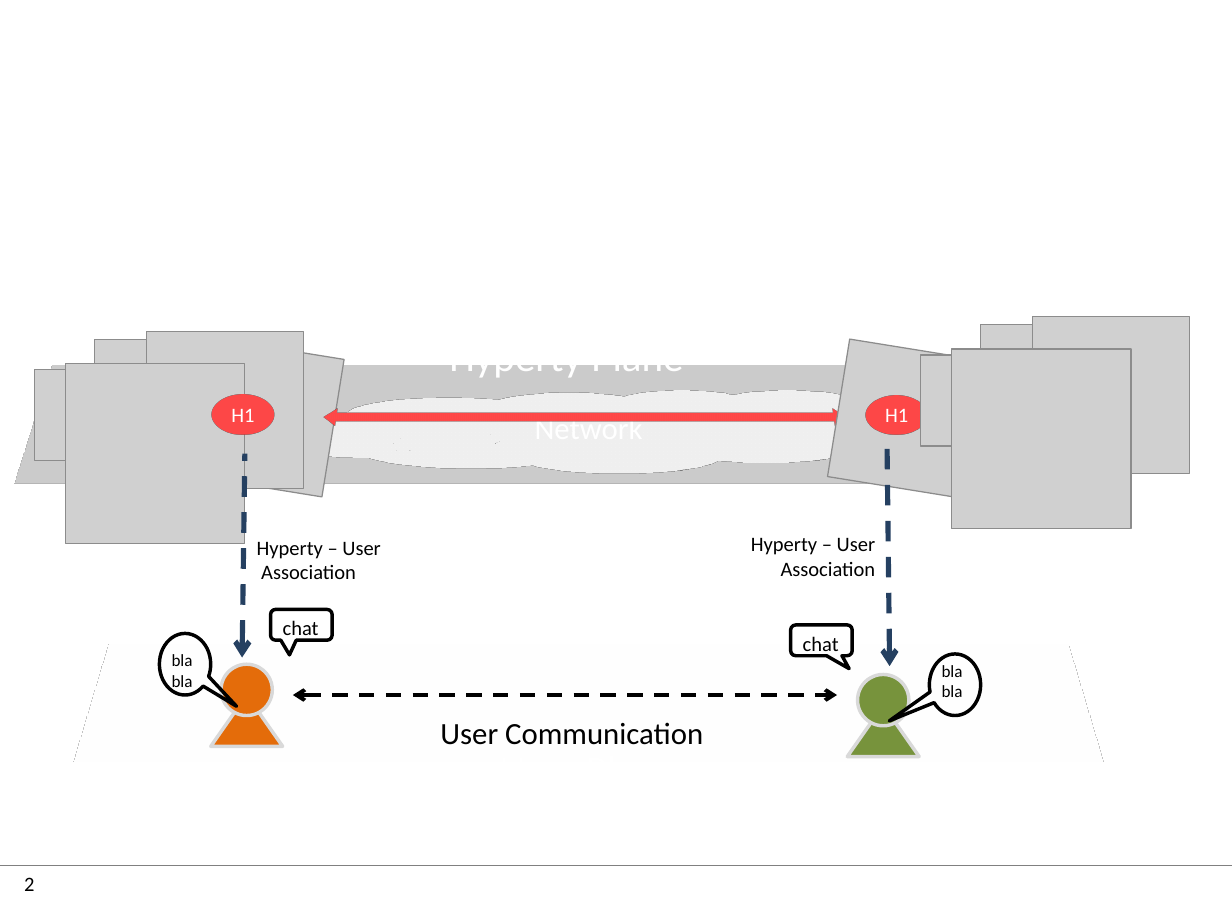
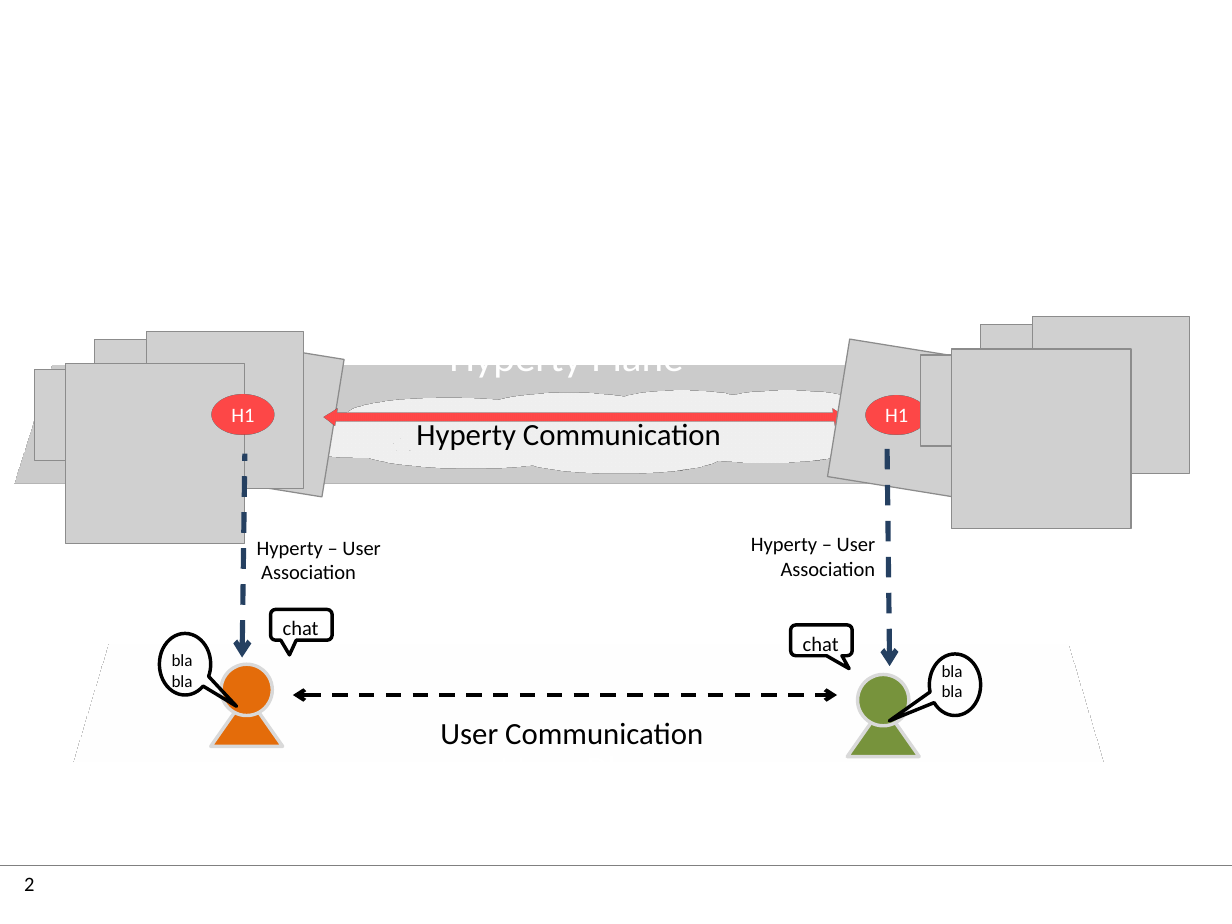
Before and after one commit to reTHINK-project/dev-service-framework, a slide deck: slide 2 of docs/manuals/images.pptx. Drawn at 1232x924 pixels with LibreOffice and Linux fonts; fonts in the diff are those of the drawing; grey boxes stand for pictures; background and template pictures are left out. Boxes give left, top, right and bottom in pixels: in the first picture for what was removed or moved away, otherwise in the second. Text is boxed around its words. In the diff, an @@ line names an element or a change of style, - is before the commit and + after.

```diff
--- a/docs/manuals/images.pptx
+++ b/docs/manuals/images.pptx
@@ text added at box(416, 419, 721, 450), 18 pt, text #000000 @@
+Hyperty Communication
@@ text in thought cloud at box(535, 413, 643, 422): text removed @@
-Network
```
Also in this commit, not shown: 7 other files.
